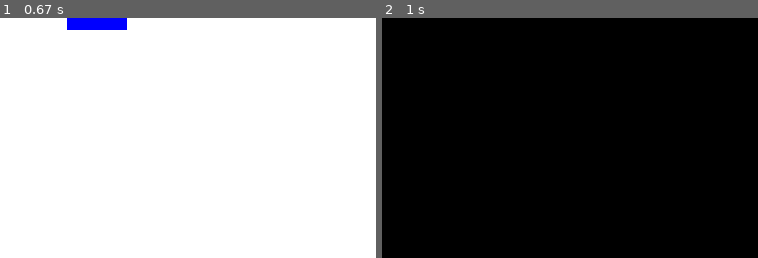
Above: before the commit, frames 1-2 (left to right).
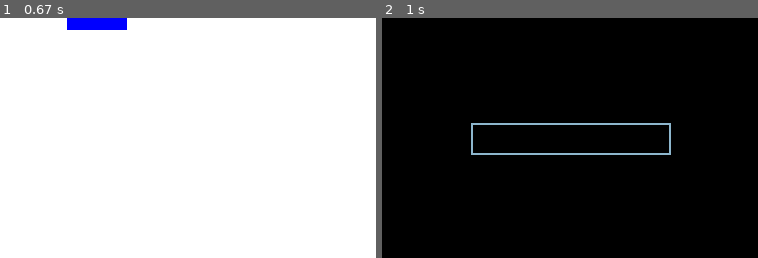
Above: after the commit, the same moments.

Repository: hsiang086/crc-static-exhibition
Game: pygame game, started from main/first_scene.py
Same seed, same stepped clock (60 frames per second), same inputs: the game is played once before the commit and once after it.
Inputs (mouse positions are % of the whole screen's width and height, from its top left):
- Up to frame 1 (0.67 s): press the mouse at (42, 27) at 0.37 s; move the mouse to (44, 25) at 0.47 s; release the mouse at (46, 23) at 0.6 s
- Up to frame 2 (1 s): click (42, 27) at 0.72 s
The pictures show only the part of the screen within x 29-79%, y 31-81%; the shares and areas given below are measured in that part.

Frame 1 is identical in both runs. In frame 2, 1.0% of the frame differs, in the area x 23-77%, y 43-58%.

Commit message:
Add textbox but cross could not show up

Diff:
--- a/main/first_scene.py
+++ b/main/first_scene.py
@@ -11,9 +11,12 @@
     global clock
     global FPS
 
+    global typing
     global first_scenes
     global lock_focusing
     global ascii_focusing
+
+    typing = False
 
     # idk
     pygame.init()
@@ -60,7 +63,49 @@
             if event.type == pygame.MOUSEBUTTONUP and self.rect.collidepoint(pygame.mouse.get_pos()):
                 screen.fill('BLACK')
                 self.to_draw.draw(screen)
+                inputbox.disappear()
 
+class InputBox:
+    def __init__(self, rect: pygame.Rect):
+        self.boxBody: pygame.Rect = rect
+        self.color_inactive = pygame.Color('lightskyblue3')
+        self.color_active = pygame.Color('dodgerblue2')
+        self.color = self.color_inactive
+        self.active = False
+        self.text = ''
+        self.done = False
+        self.font = pygame.font.Font(None, 32)
+
+    def dealEvent(self, event: pygame.event.Event):
+        if(event.type == pygame.MOUSEBUTTONDOWN):
+            if(self.boxBody.collidepoint(event.pos)):
+                self.active = not self.active
+            else:
+                self.active = False
+            self.color = self.color_active if(
+                self.active) else self.color_inactive
+        if(event.type == pygame.KEYDOWN):
+            if(self.active):
+                if(event.key == pygame.K_RETURN):
+                    print(self.text)
+                elif(event.key == pygame.K_BACKSPACE):
+                    self.text = self.text[:-1]
+                else:
+                    self.text += event.unicode
+
+    def draw(self, screen: pygame.surface.Surface):
+        txtSurface = self.font.render(self.text, True, self.color)
+        width = max(200, txtSurface.get_width()+10)
+        self.boxBody.w = width
+        screen.blit(txtSurface, (self.boxBody.x+5, self.boxBody.y+5))
+        pygame.draw.rect(screen, self.color, self.boxBody, 2)
+    def disappear(self):
+        global typing
+        typing = False
+
+def Type_PW():
+    global inputbox
+    inputbox = InputBox(pygame.Rect(WIDTH/2-70, HEIGHT/2+16, 140, 32))
 
 
 # first scenes
@@ -83,10 +128,20 @@
         self.rect.y = HEIGHT / 5
 
     def update(self):
+        global typing
         for event in events:
-            if event.type == pygame.MOUSEBUTTONUP and self.rect.collidepoint(pygame.mouse.get_pos()):
-                screen.fill('BLACK')
+            if event.type == pygame.MOUSEBUTTONUP and self.rect.collidepoint(pygame.mouse.get_pos()) and not inputbox.active:
+                if not inputbox.active:screen.fill('BLACK')
                 lock_focusing.draw(screen)
+                typing = True
+
+            inputbox.dealEvent(event)
+            if typing:
+                if inputbox.active: screen.fill('BLACK')
+                lock_focusing.update()
+                inputbox.draw(screen)
+
+
 
 class Ascii(pygame.sprite.Sprite):
     def __init__(self):
@@ -122,10 +177,13 @@
 
 init()
 first_scenes.draw(screen)
+Type_PW()
 
 while True:
     clock.tick(FPS)
     events = pygame.event.get()
+    first_scenes.update()
+    lock_focusing.update()
     for event in events:
         if event.type == pygame.QUIT:
             os._exit(True)
@@ -133,6 +191,5 @@
             if event.key == pygame.K_ESCAPE:
                 os._exit(True)
 
-    first_scenes.update()
-    lock_focusing.update()
+
     pygame.display.update()
